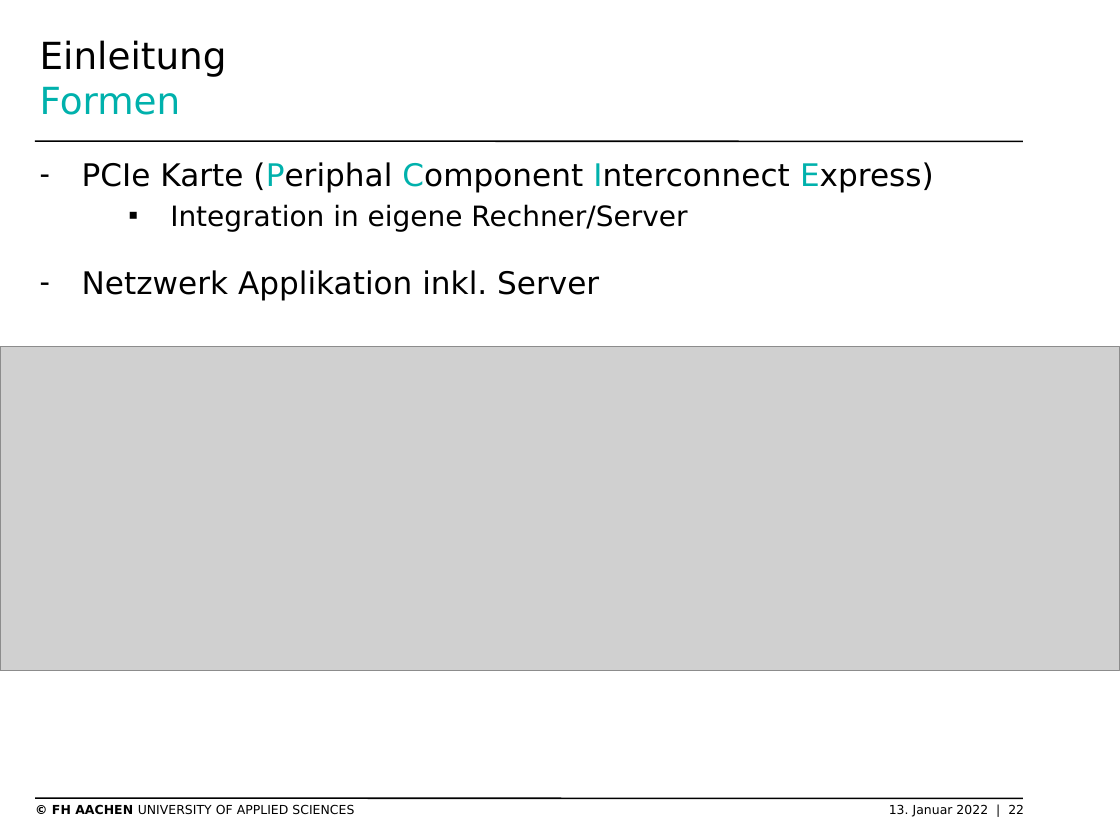
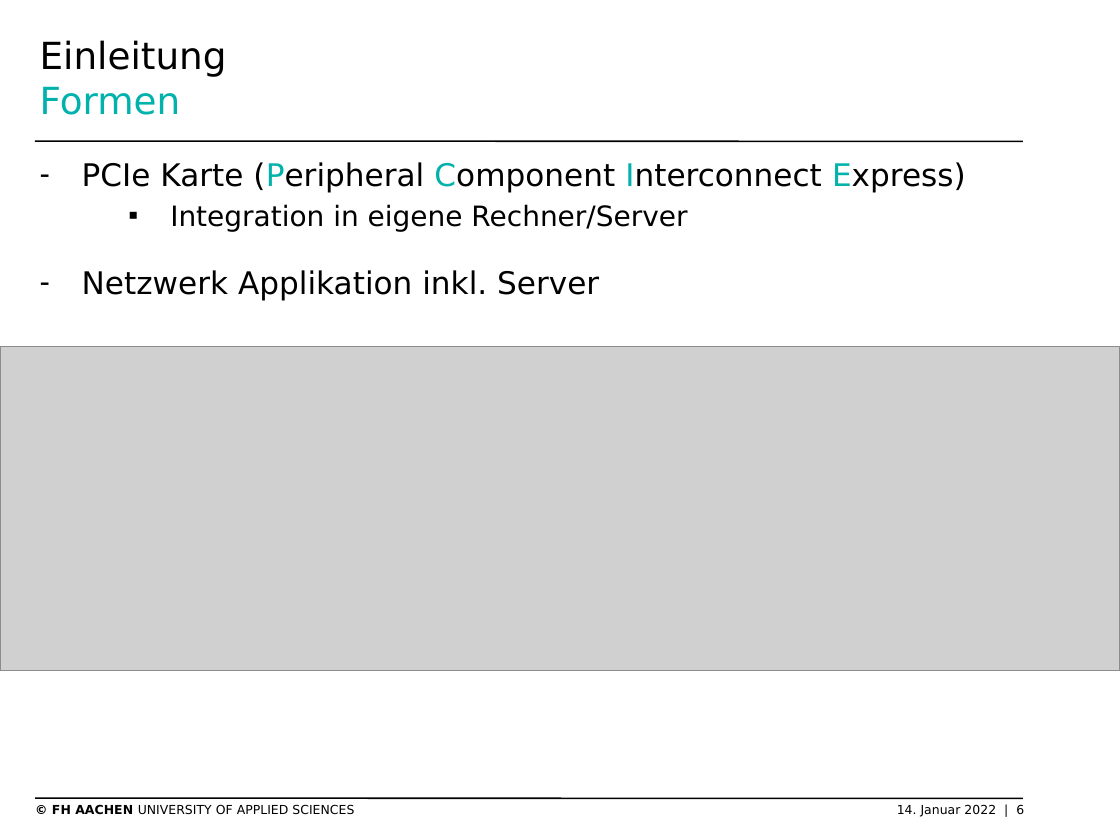
Before and after one commit to SchmickHub/Bachmann---Dahlhaus, a slide deck: slide 6 of HSM FOLIEN_neu.pptx (slide 22 before the commit). Drawn at 1120x840 pixels with LibreOffice and Linux fonts; fonts in the diff are those of the drawing; grey boxes stand for pictures; background and template pictures are left out. Boxes give left, top, right and bottom in pixels: in the first picture for what was removed or moved away, otherwise in the second. Text is boxed around its words. In the diff, an @@ line names an element or a change of style, - is before the commit and + after.

```diff
--- a/HSM FOLIEN_neu.pptx
+++ b/HSM FOLIEN_neu.pptx
@@ text at [82, 162, 966, 193]: text changed @@
-– PCIe Karte (Periphal Component Interconnect Express)
+– PCIe Karte (Peripheral Component Interconnect Express)
@@ text at [52, 804, 1024, 817]: text changed @@
-© FH AACHEN UNIVERSITY OF APPLIED SCIENCES 13. Januar 2022 | 22
+© FH AACHEN UNIVERSITY OF APPLIED SCIENCES 14. Januar 2022 | 6
```
Also in this commit, not shown: 4 other slides changed, 16 slides removed, 1 other file.
